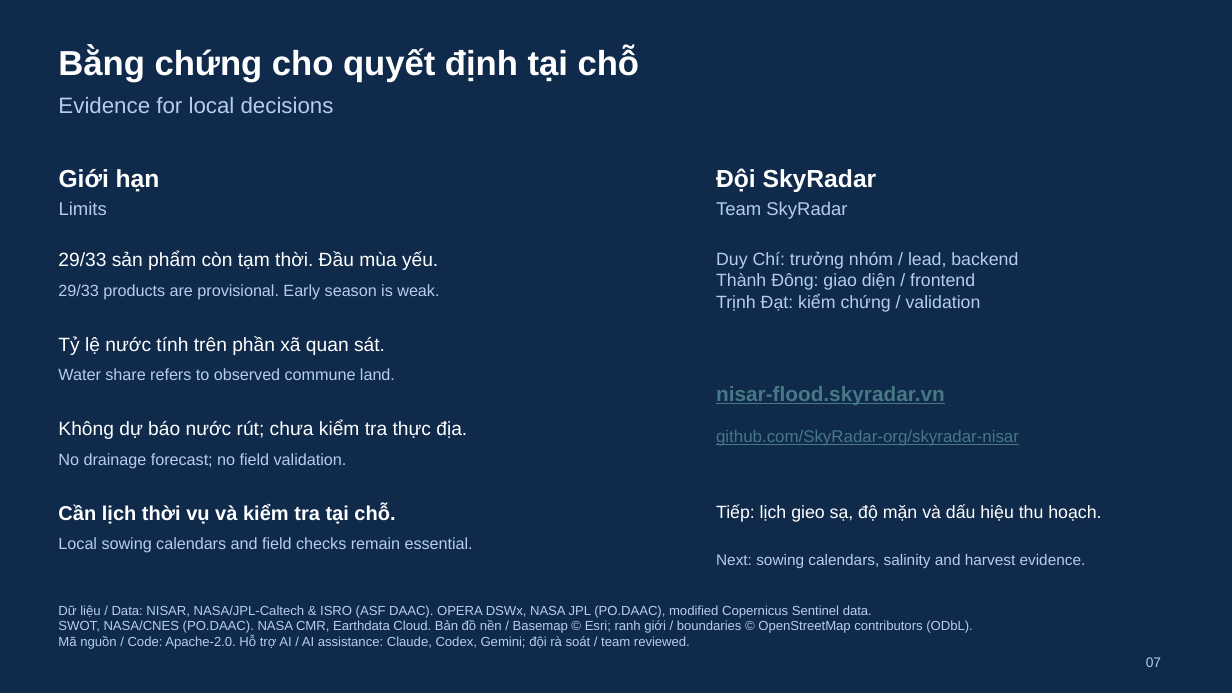
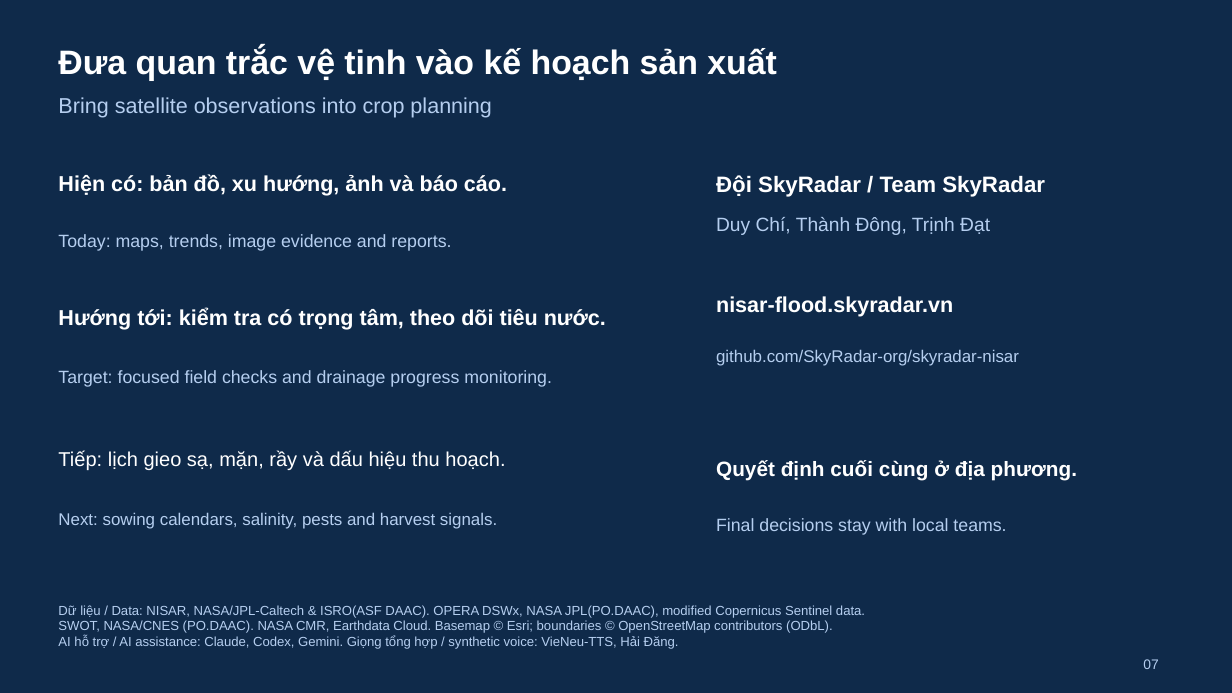
Before and after one commit to SkyRadar-org/skyradar-nisar, a slide deck: slide 7 of docs/demo/vi-en/SkyRadar_Water_Pulse_VI_EN.pptx. Drawn at 1232x693 pixels with LibreOffice and Linux fonts; fonts in the diff are those of the drawing. Boxes give left, top, right and bottom in pixels: in the first picture for what was removed or moved away, otherwise in the second. Text is boxed around its words. In the diff, an @@ line names an element or a change of style, - is before the commit and + after.

Commit message:
[Codex] Refocus bilingual demo on crop preparation and NISAR workflow

```diff
--- a/docs/demo/vi-en/SkyRadar_Water_Pulse_VI_EN.pptx
+++ b/docs/demo/vi-en/SkyRadar_Water_Pulse_VI_EN.pptx
@@ text at [58,47,777,81]: text changed; size 33.8 to 33 pt @@
-Bằng chứng cho quyết định tại chỗ
+Đưa quan trắc vệ tinh vào kế hoạch sản xuất
@@ text at [58,97,491,118]: text changed; size 21.8 to 21 pt @@
-Evidence for local decisions
+Bring satellite observations into crop planning
@@ text at [58,174,507,196]: text changed; size 24 to 21 pt @@
-Giới hạn
+Hiện có: bản đồ, xu hướng, ảnh và báo cáo.
@@ text at [716,175,1045,197]: text changed; size 24 to 21.8 pt @@
-Đội SkyRadar
+Đội SkyRadar / Team SkyRadar
@@ text removed at [716,201,847,219] @@
-Team SkyRadar
@@ text at [58,234,451,251]: text changed; size 18 to 17.2 pt @@
-Limits
+Today: maps, trends, image evidence and reports.
@@ text at [716,217,990,235]: text changed; size 17.2 to 18.8 pt @@
-Duy Chí: trưởng nhóm / lead, backend
-Thành Đông: giao diện / frontend
-Trịnh Đạt: kiểm chứng / validation
+Duy Chí, Thành Đông, Trịnh Đạt
@@ text "nisar-flood.skyradar.vn": place and size @@
-text "nisar-flood.skyradar.vn" at [716,386,945,405]
+text "nisar-flood.skyradar.vn" at [716,296,953,317]
@@ text "nisar-flood.skyradar.vn" at [716,296,953,317]: size 20.2 to 21 pt, text colour #467886 to #FFFFFF, underline off @@
@@ text at [58,308,606,330]: text changed; size 18.8 to 21 pt; bold on @@
-29/33 sản phẩm còn tạm thời. Đầu mùa yếu.
+Hướng tới: kiểm tra có trọng tâm, theo dõi tiêu nước.
@@ text removed at [58,336,385,355] @@
-Tỷ lệ nước tính trên phần xã quan sát.
@@ text "github.com/SkyRadar-org/skyradar-nisar": place and size @@
-text "github.com/SkyRadar-org/skyradar-nisar" at [716,430,1019,445]
+text "github.com/SkyRadar-org/skyradar-nisar" at [716,349,1019,366]
@@ text "github.com/SkyRadar-org/skyradar-nisar" at [716,349,1019,366]: text colour #467886 to #B5CEEF, underline off @@
@@ text at [58,370,552,387]: text changed; size 15.8 to 17.2 pt @@
-29/33 products are provisional. Early season is weak.
+Target: focused field checks and drainage progress monitoring.
@@ text removed at [58,368,395,380] @@
-Water share refers to observed commune land.
@@ text removed at [58,420,467,439] @@
-Không dự báo nước rút; chưa kiểm tra thực địa.
@@ text at [58,450,505,470]: text changed; size 17.2 to 19.5 pt @@
-Tiếp: lịch gieo sạ, độ mặn và dấu hiệu thu hoạch.
+Tiếp: lịch gieo sạ, mặn, rầy và dấu hiệu thu hoạch.
@@ text removed at [58,453,347,468] @@
-No drainage forecast; no field validation.
@@ text added at [716,460,1077,481], 20.2 pt, text #FFFFFF, bold @@
+Quyết định cuối cùng ở địa phương.
@@ text removed at [58,504,395,524] @@
-Cần lịch thời vụ và kiểm tra tại chỗ.
@@ text at [58,512,497,529]: text changed; size 15 to 16.5 pt @@
-Next: sowing calendars, salinity and harvest evidence.
+Next: sowing calendars, salinity, pests and harvest signals.
@@ text removed at [58,537,473,553] @@
-Local sowing calendars and field checks remain essential.
@@ text added at [716,518,1006,535], 17.2 pt, text #B5CEEF @@
+Final decisions stay with local teams.
@@ text at [58,605,865,649]: text changed @@
-Dữ liệu / Data: NISAR, NASA/JPL-Caltech & ISRO (ASF DAAC). OPERA DSWx, NASA JPL (PO.DAAC), modified Copernicus Sentinel data.
-SWOT, NASA/CNES (PO.DAAC). NASA CMR, Earthdata Cloud. Bản đồ nền / Basemap © Esri; ranh giới / boundaries © OpenStreetMap contributors (ODbL).
-Mã nguồn / Code: Apache-2.0. Hỗ trợ AI / AI assistance: Claude, Codex, Gemini; đội rà soát / team reviewed.
+Dữ liệu / Data: NISAR, NASA/JPL-Caltech & ISRO(ASF DAAC). OPERA DSWx, NASA JPL(PO.DAAC), modified Copernicus Sentinel data.
+SWOT, NASA/CNES (PO.DAAC). NASA CMR, Earthdata Cloud. Basemap © Esri; boundaries © OpenStreetMap contributors (ODbL).
+AI hỗ trợ / AI assistance: Claude, Codex, Gemini. Giọng tổng hợp / synthetic voice: VieNeu-TTS, Hải Đăng.
```
Also in this commit, not shown: 1 other slide changed, 5 slides added, 5 slides removed, 13 other files.
